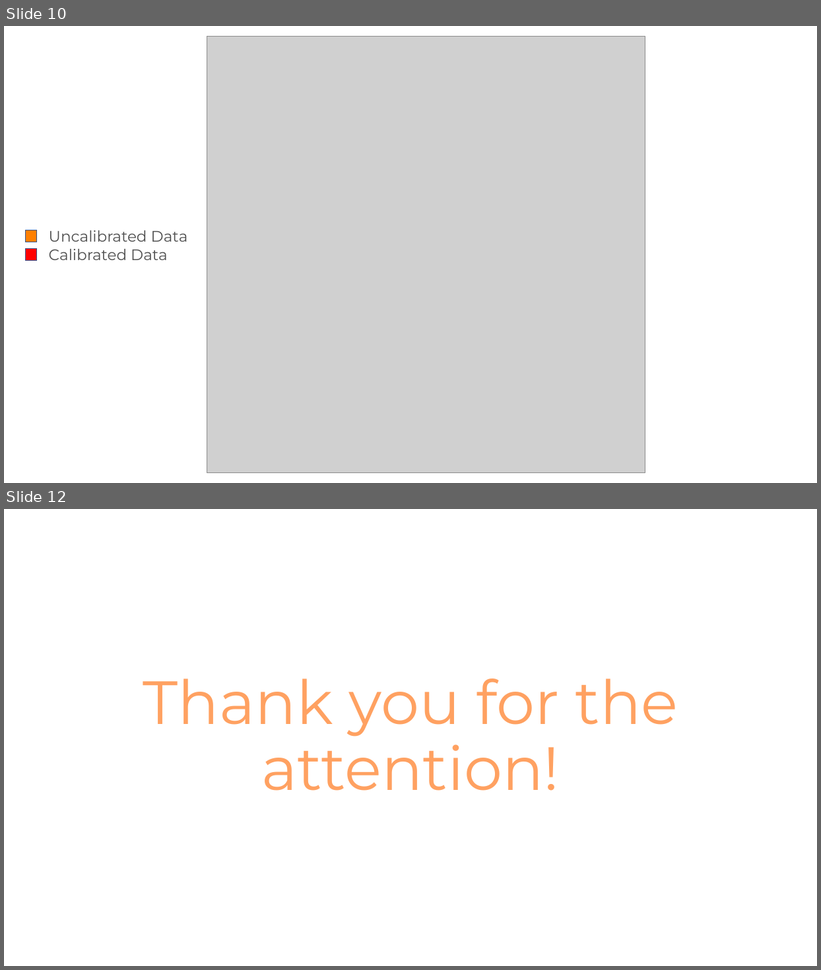
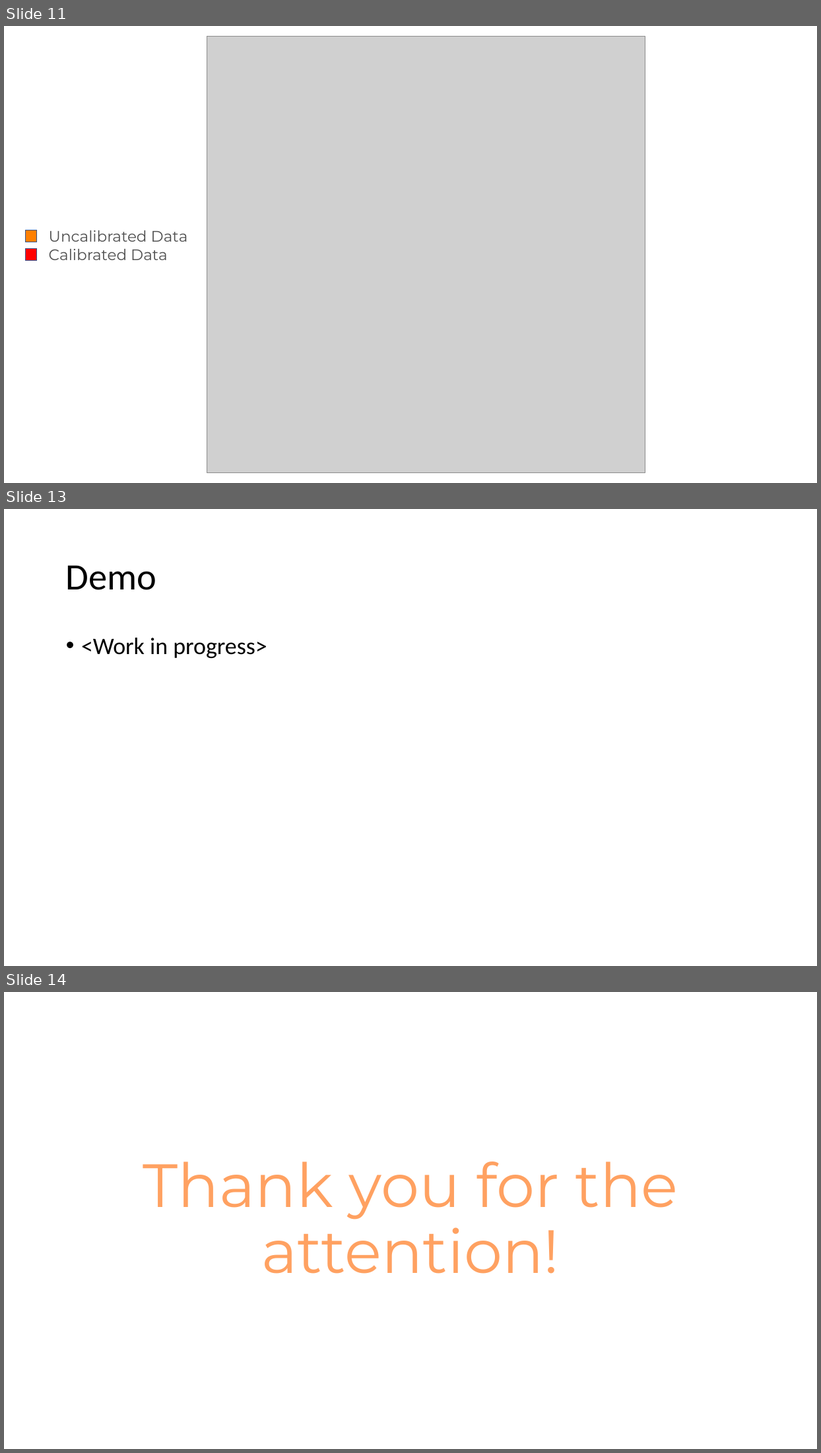
Before and after one commit to NikolaTotev/AMMRP-Course-Project, a slide deck: Presentation Materials/Калибриране на MEMS Акселерометри.pptx. Shown one above the other, each under a label of ours: slides 10 and 12 before the commit, slides 11, 13 and 14 after it; the slides between them are not shown. The pictures are 821x970 and 821x1453 pixels, drawn with LibreOffice and Linux fonts; fonts in the diff are those of the drawing; grey boxes stand for pictures. Boxes give left, top, right and bottom in pixels: in the first picture for what was removed or moved away, otherwise in the second. Text is boxed around its words. In the diff, an @@ line names an element or a change of style, - is before the commit and + after.

```diff
--- a/Presentation Materials/Калибриране на MEMS Акселерометри.pptx
+++ b/Presentation Materials/Калибриране на MEMS Акселерометри.pptx
@@ slide 13 added at [4,509,817,966], background #FFFFFF @@
@@ title added at [66,565,157,590], 44 pt, text #000000 @@
+Demo
@@ text added at [81,638,267,658], 28 pt, text #000000 @@
+• <Work in progress>
@@ what was slide 10 is now slide 11 @@
@@ what was slide 12 is now slide 14 @@
```
Also in this commit, not shown: 2 slides changed, 2 other slides added, 1 slide removed, 10 other files.
